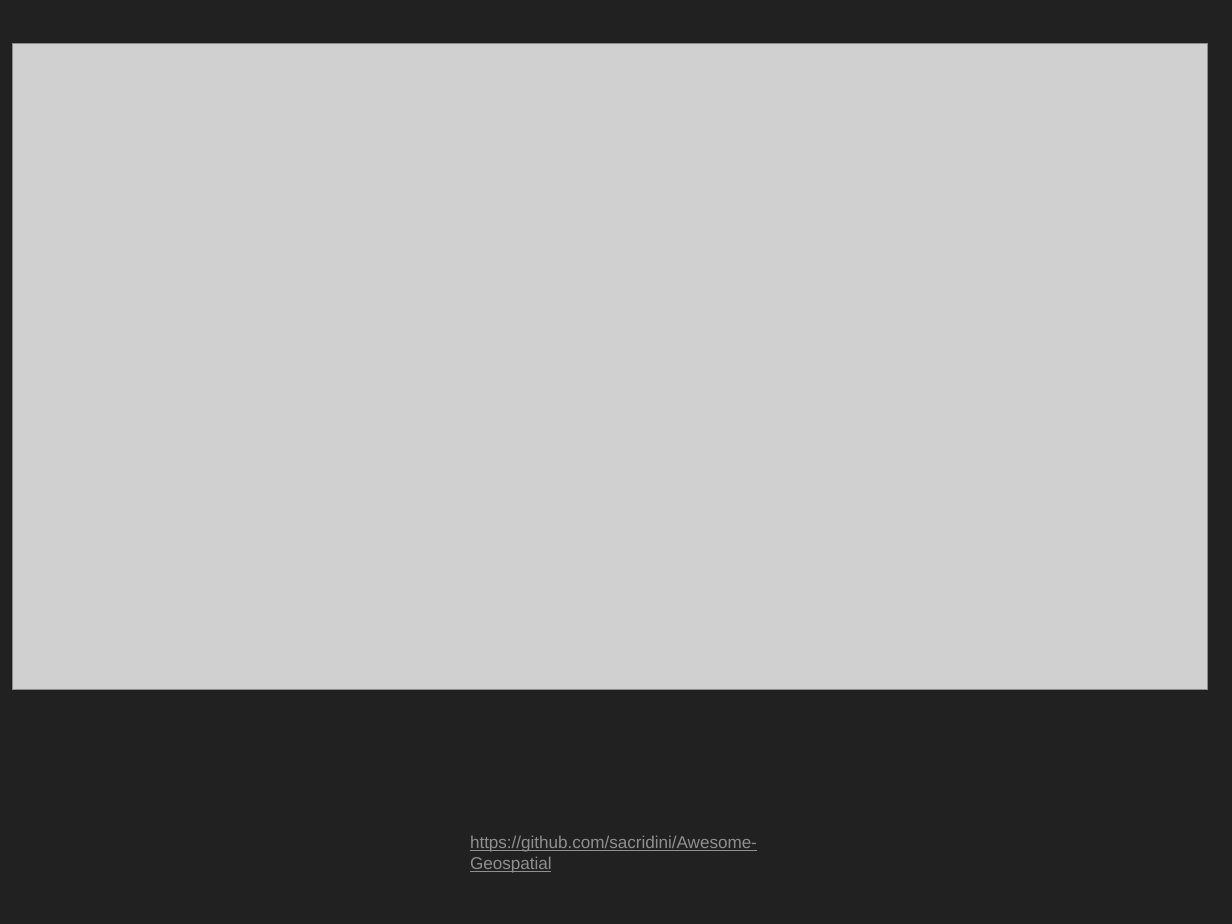
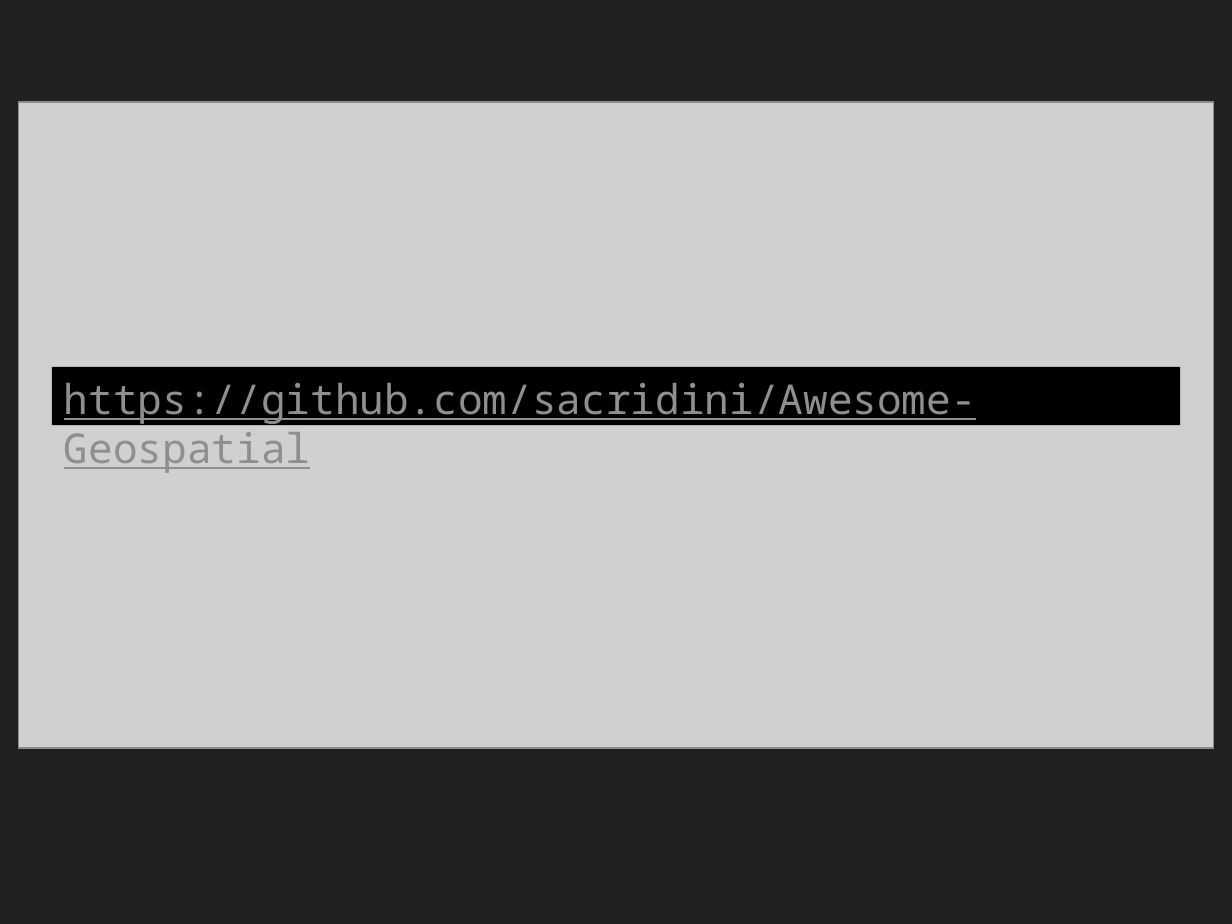
Before and after one commit to gis-master-m2/m2-geoweb, a slide deck: slide 5 of docs/presentacion/Mallas-algoritmos-js.pptx. Drawn at 1232x924 pixels with LibreOffice and Linux fonts; fonts in the diff are those of the drawing; grey boxes stand for pictures. Boxes give left, top, right and bottom in pixels: in the first picture for what was removed or moved away, otherwise in the second. Text is boxed around its words. In the diff, an @@ line names an element or a change of style, - is before the commit and + after.

```diff
--- a/docs/presentacion/Mallas-algoritmos-js.pptx
+++ b/docs/presentacion/Mallas-algoritmos-js.pptx
@@ picture: place and size @@
-picture at <box>12,44,1207,690</box>
+picture at <box>18,102,1214,748</box>
@@ rectangle "https://github.com/sacridini/Awesome-Geospatial": place and size @@
-rectangle "https://github.com/sacridini/Awesome-Geospatial" at <box>470,835,757,873</box>
+rectangle "https://github.com/sacridini/Awesome-Geospatial" at <box>52,367,1180,425</box>
@@ rectangle "https://github.com/sacridini/Awesome-Geospatial" at <box>52,367,1180,425</box>: size 10 to 24 pt, font Arial to Noto Sans Mono; fill none to #000000 @@
```
Also in this commit, not shown: 5 other slides changed, 4 slides added, 4 slides removed, 1 other file.
